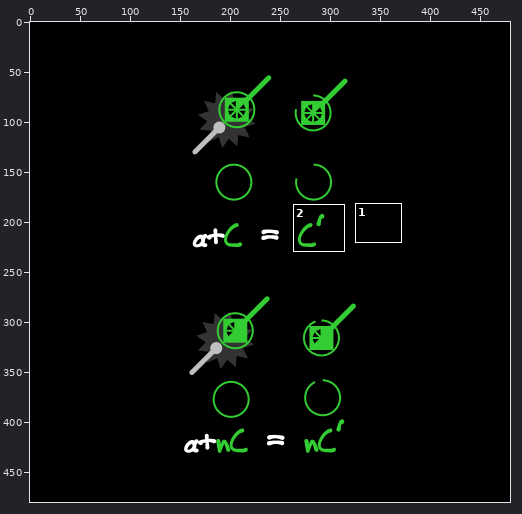
Sprite sheet, stored at assets/images/help/07.png. The picture above shows the old version from afar; the outline marks the close-up.
Close-up. Earlier state:
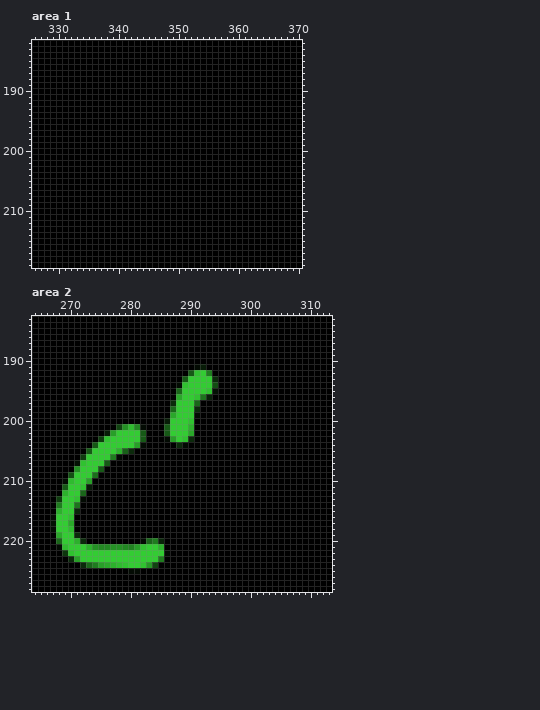
The file is 480x480 pixels. Colours within 5 levels of each other are drawn and written as one. Shown: area 1: x 326..370, y 182..219; area 2: x 264..313, y 183..228. The commit also changed other parts of the picture, which this record leaves out.
The result:
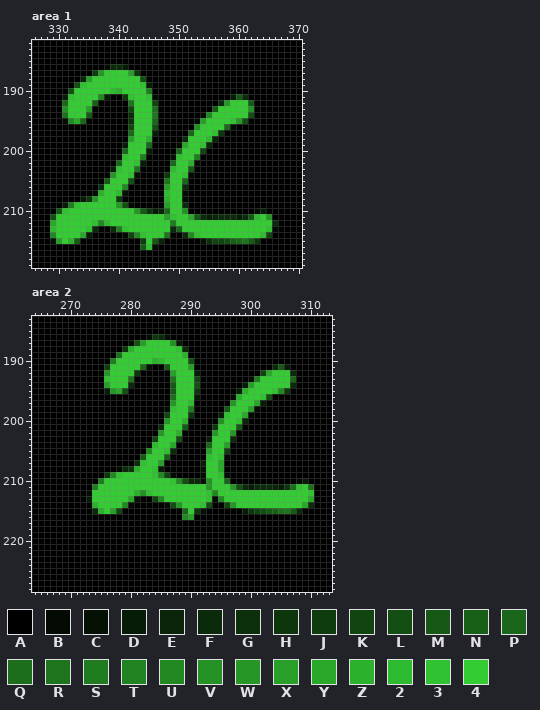
Palette (. is transparent): A #000000  B #030b03  C #041104  D #071c07  E #092409  F #0b2a0b  G #0c300c  H #0d360d  J #0f3c0f  K #114411  L #134e13  M #165916  N #186018  P #1a661a  Q #1c6e1c  R #1d741d  S #1f7c1f  T #218221  U #228822  V #249124  W #269726  X #289f28  Y #2aa82a  Z #2cb12c  2 #2fbb2f  3 #30c230  4 #33cc33
From old to new:
Changed rows in their new state; - is an unchanged pixel.
Area 1:
first column x 329:
186 ---------BFFD-------------------------
187 -------JW4444XH-----------------------
188 -----EX44444444L----------------------
189 ----L34444444443D---------------------
190 ---L4444442Z4444S---------------------
191 --D34444UD--H3443B------------DMF-----
192 --P4444N-----R444K----------FW444M----
193 --V444X------K444Q---------M44444V----
194 --R444M------F444R-------BU444444L----
195 --BUYP-------G444P------BX44443WL-----
196 -------------K444L------V4444PB-------
197 -------------P444D-----P4443H---------
198 -------------X44Z-----F4442E----------
199 ------------D444P----BY443F-----------
200 ------------P444D----P444K------------
201 -----------B344S----C344S-------------
202 -----------P443D----P44ZB-------------
203 ----------D344R-----244M--------------
204 ----------W443C----H443B--------------
205 ---------M444L-----R44P---------------
206 --------F444U------X44F---------------
207 -------BZ442C------244B---------------
208 -----DHW444J-------Z44B---------------
209 --DS3444444WLB-----X44F---------------
210 -M344444444444WMHDEP44V-----------BD--
211 L444444444444444444X344YMFDEFFFDFM24W-
212 Y4444443U24444444444S4444444444444444F
213 2444443F--FS34444444FP444444444444443B
214 U4444YD-----BKU3444R--FU344444444442K-
215 CX4ZM----------J4ME------CGKKLNPRMH---
216 ---------------M3B--------------------
Area 2:
first column x 267:
186 ----------------BHFC------------------------
187 -------------BLX4444VD----------------------
188 ------------HZ44444443F---------------------
189 -----------Q4444444444Z---------------------
190 ----------S444444Z24444L--------------------
191 ---------J44444PC--M444XAA-----------FMD----
192 ---------W4444H-----X444DAA--------KY444F---
193 ---------3444R------R44-KAAA-----BS44444P---
194 ---------X444F------M44-LAAA----DX444444F---
195 ---------DWYL-------M4--HAAA---DZ44443UH----
196 --------------------Q4--DAA---BZ4443L-------
197 --------------------W--2A-----W444YD--------
198 -------------------B3--SA----M444XB---------
199 -------------------K4--HA---D344YB----------
200 -------------------W--ZA----V443E-----------
201 -----------AAAAA--F4--MA---H444M------------
202 ---------AAAAAAA--W4-ZAA---W44W-------------
203 --------AAAAAAAA-K444LAA--D444F-------------
204 -------AAAAAAAAAB244YAA---P44X--------------
205 ------AAAAAAAA--U443F-----X44J--------------
206 -----AAAAAAA---M444N------343B--------------
207 ----AAAAAA----F344X------D44Y---------------
208 ----AAAAA--BFHZ443D------C44Y---------------
209 ---AAAAA-HU3444443UKB----B443B--------------
210 --AAAAA-S444444444443ULFFCV44P-----------BD-
211 --AAAAAS444444444444444444W444WLFDFFFEDHQ34Q
212 --AAAAB4444444ZV34444444443U4444444444444443
213 -AAAAAD444444YC--KU44444443BU44444444444444Y
214 -AAAA--Z4444UB-----BLW4443L--KW44444444444YF
215 -AAAA--FZ4XK----------P4HC------DHKLMNQRMF--
216 AAAA------------------UX--------------------
217 AAAA----------------------------------------
218 AAAA----------------------------------------
219 -AAAA---------------------------------------
220 -AAAAA---------AAAA-------------------------
221 -AAAAAAAAAAAAAAAAAA-------------------------
222 --AAAAAAAAAAAAAAAAAA------------------------
223 ---AAAAAAAAAAAAAAAA-------------------------
224 -----AAAAAAAAAAAAA--------------------------
225 -------------AA-----------------------------
Pixel boxes of the changes (left, top, right, bottom) in both close-ups:
changed: (50, 64, 278, 250)
changed: (50, 334, 314, 574)
